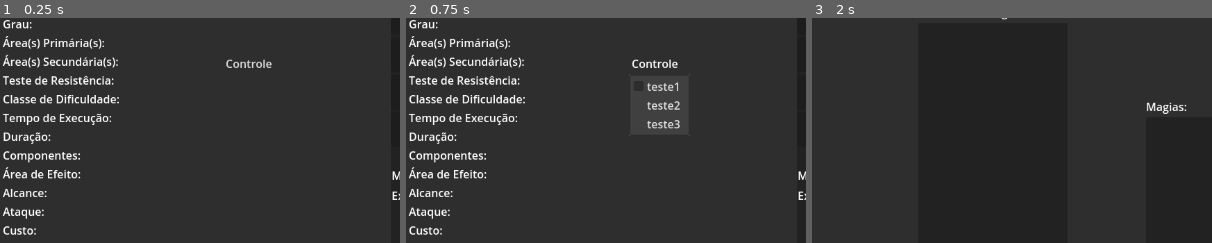
Above: before the commit, frames 1-3 (left to right).
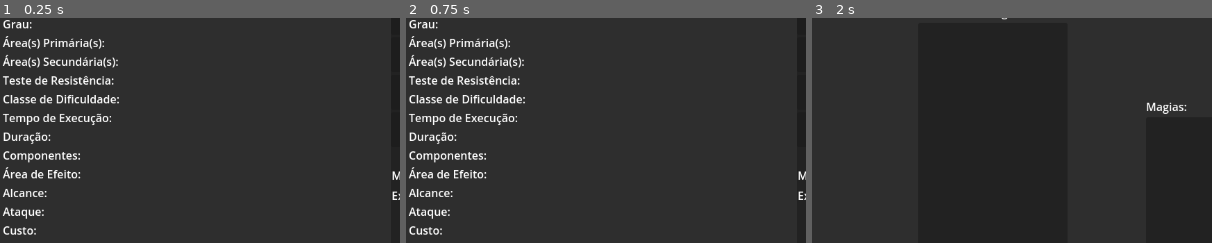
Above: after the commit, the same moments.

Repository: GuiSantosHashDaSilva/ArquivosDeMagnavia
Game: Godot game, scene res://Cenas/detalhes_magia.tscn
Two runs of this game, one before a commit and one after it. Both use one fixed random seed, a clock stepped at 60 frames per second and the inputs below. The project has no main scene, so this scene is started directly.
Inputs (mouse positions are % of the whole screen's width and height, from its top left):
- Up to frame 1 (0.25 s): no input
- Up to frame 2 (0.75 s): click (31, 25) at 0.5 s, where only the run before the commit has a clickable "Controle"
- Up to frame 3 (2 s): click "Voltar" at 1.25 s
The pictures show only the part of the screen within x 0-50%, y 15-65%; the shares and areas given below are measured in that part.

The runs differ from the first frame. In frame 1, 0.2% of the frame differs, in the area x 56-68%, y 18-23%; in frame 2, 0.9%, in the area x 55-71%, y 18-53%; in frame 3, nothing differs.
Error in both runs: Invalid access to property or key 'nome' on a base object of type 'Nil'. (res://Scripts/detalhes_magia.gd:32)

Commit message:
pc travando, medo de perder tudo

Diff:
--- /dev/null
+++ b/Cenas/button_modificador_add_0.tscn
@@ -0,0 +1,30 @@
+[gd_scene load_steps=3 format=3 uid="uid://btrvnua8ljb3n"]
+
+[ext_resource type="Script" path="res://button_modificador_add_0.gd" id="1_7o1s0"]
+[ext_resource type="Script" path="res://menu_button.gd" id="2_cln6w"]
+
+[node name="ButtonModificadorAdd0" type="Button"]
+custom_minimum_size = Vector2(301, 31)
+offset_left = 401.0
+offset_top = 278.0
+offset_right = 682.0
+offset_bottom = 309.0
+text = "Controle"
+script = ExtResource("1_7o1s0")
+
+[node name="Panel" type="Panel" parent="."]
+custom_minimum_size = Vector2(301, 0)
+layout_mode = 0
+offset_right = 301.0
+offset_bottom = 366.0
+
+[node name="VBoxContainer" type="VBoxContainer" parent="."]
+layout_mode = 0
+offset_top = 31.0
+offset_right = 301.0
+offset_bottom = 293.0
+
+[node name="MenuButton" type="MenuButton" parent="VBoxContainer"]
+layout_mode = 2
+text = "Adicionar Condição"
+script = ExtResource("2_cln6w")
--- a/Cenas/detalhes_magia.tscn
+++ b/Cenas/detalhes_magia.tscn
@@ -238,21 +238,5 @@
 text = "Exigência:"
 autowrap_mode = 2
 
-[node name="MenuButton" type="MenuButton" parent="mainPanel"]
-layout_mode = 0
-offset_left = 321.0
-offset_top = 145.0
-offset_right = 396.0
-offset_bottom = 176.0
-text = "Controle"
-item_count = 3
-popup/item_0/text = "teste1"
-popup/item_0/checkable = 1
-popup/item_1/text = "teste2"
-popup/item_1/id = 1
-popup/item_2/text = "teste3"
-popup/item_2/id = 2
-
 [connection signal="pressed" from="mainPanel/buttonVoltar" to="." method="_on_button_voltar_pressed"]
 [connection signal="item_selected" from="mainPanel/panelCaracteristicas/VBoxContainer/optionControle" to="." method="_on_option_controle_item_selected"]
-[connection signal="pressed" from="mainPanel/MenuButton" to="." method="_on_menu_button_pressed"]
--- /dev/null
+++ b/button_modificador_add_0.gd
@@ -0,0 +1,11 @@
+extends Button
+
+
+# Called when the node enters the scene tree for the first time.
+func _ready() -> void:
+	pass # Replace with function body.
+
+
+# Called every frame. 'delta' is the elapsed time since the previous frame.
+func _process(delta:float) -> void:
+	pass
--- /dev/null
+++ b/menu_button.gd
@@ -0,0 +1,51 @@
+extends MenuButton
+
+# Sinal emitido quando um item do menu é pressionado.
+# Conecte este sinal ao seu script principal para saber qual opção foi escolhida.
+signal dificuldade_selecionada(index:int)
+
+func _ready() -> void:
+	# Pega o menu pop-up associado ao botão
+	var popup:PopupMenu = get_popup()
+
+	# Adiciona os itens que aparecerão na lista
+	popup.add_item("Agarrado",0)
+	popup.add_item("Alucinado",1)
+	popup.add_item("Amedrontado",2)
+	popup.add_item("Apaixonado",3)
+	popup.add_item("Atordoado",4)
+	popup.add_item("Bêbado",5)
+	popup.add_item("Caído",6)
+	popup.add_item("Cego",7)
+	popup.add_item("Congelado",8)
+	popup.add_item("")
+	popup.add_item("")
+	popup.add_item("")
+	popup.add_item("")
+	popup.add_item("")
+	popup.add_item("")
+	popup.add_item("")
+	popup.add_item("")
+	popup.add_item("")
+	popup.add_item("")
+	popup.add_item("")
+	popup.add_item("")
+	popup.add_item("")
+	popup.add_item("")
+	popup.add_item("")
+	popup.add_item("")
+	popup.add_item("")
+	popup.add_item("")
+
+	# Conecta o sinal 'index_pressed' do pop-up a uma função local.
+	# Este sinal é emitido quando um item é clicado, passando seu índice.
+	popup.index_pressed.connect(_on_item_pressed)
+
+# Esta função será chamada quando um item for selecionado.
+func _on_item_pressed(index: int) -> void:
+	# Opcional: Imprime o índice e o texto do item selecionado para depuração
+	print("Item selecionado: ", get_popup().get_item_text(index))
+
+	# Emite um sinal personalizado para que outros nós (como o script principal do jogo)
+	# saibam qual dificuldade foi escolhida.
+	dificuldade_selecionada.emit(index)
